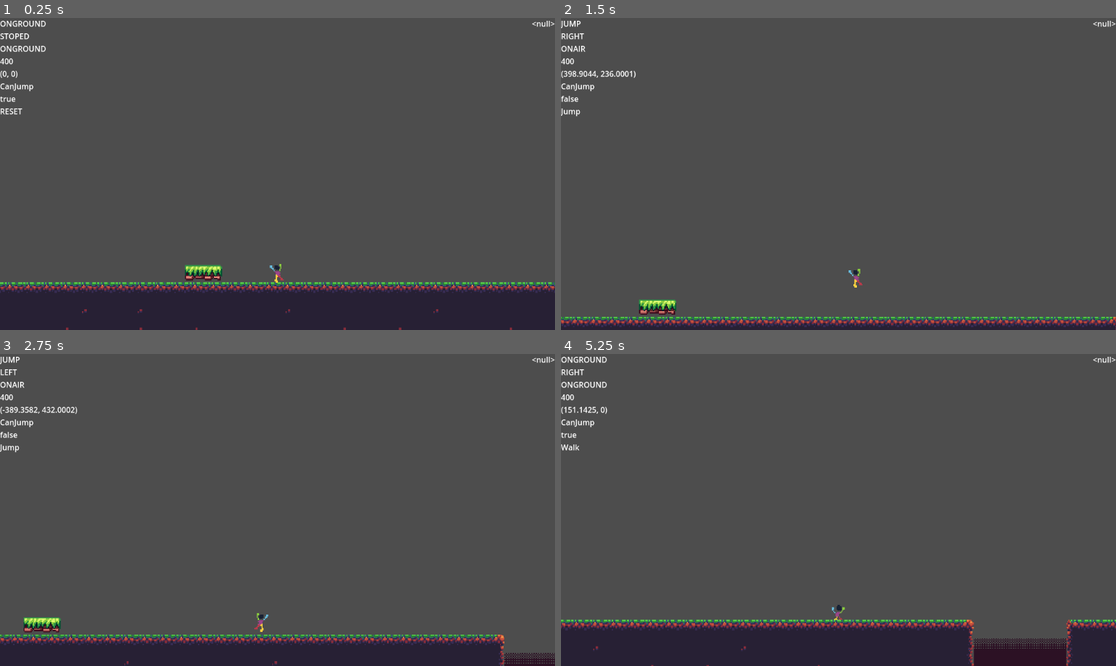
Above: before the commit, frames 1-4 (two rows, left to right).
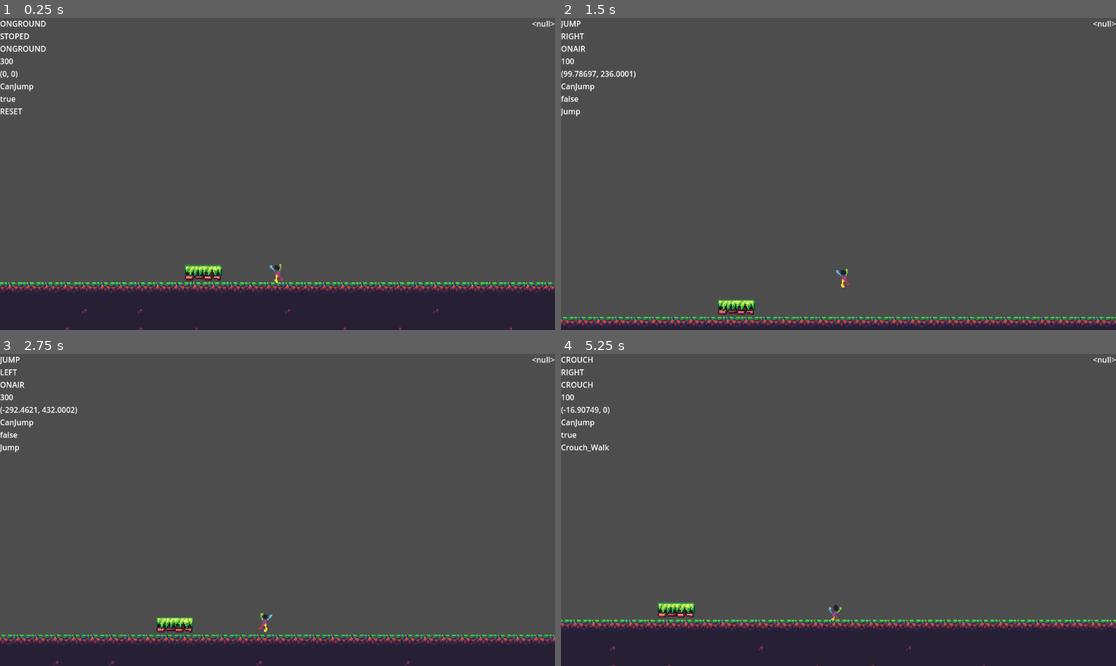
Above: after the commit, the same moments.

Repository: Shidoengie/unnamed-soldiertf2-game
Game: Godot game, scene res://Levels/TEST.tscn
Two runs of this game, one before a commit and one after it. Both use one fixed random seed, a clock stepped at 60 frames per second and the inputs below.
Inputs:
- Up to frame 1 (0.25 s): no input
- Up to frame 2 (1.5 s): hold Ctrl (Crouch, bound only after the commit) 0.53-1.28 s; hold Right (MoveRight) from 0.53 s (still down); tap Space (Jump) at 0.77, 0.8, 1.07, 1.35 s
- Up to frame 3 (2.75 s): tap Space (Jump) at 1.52, 1.82, 2.3 s; tap Ctrl (Crouch, bound only after the commit) at 1.55 s; release Right (MoveRight) at 2.03 s; hold Left (MoveLeft) from 2.03 s (still down); hold Ctrl (Crouch, bound only after the commit) from 2.03 s (still down)
- Up to frame 4 (5.25 s): release Left (MoveLeft) at 2.78 s; release Ctrl (Crouch, bound only after the commit) at 2.78 s; hold Right (MoveRight) 2.78-4.28 s; tap Ctrl (Crouch, bound only after the commit) at 2.85, 4.35 s; tap Space (Jump) at 3.02, 3.32, 3.6, 3.77, 4.07, 4.52, 4.82 s; hold Left (MoveLeft) 4.28-5.03 s; hold Right (MoveRight) from 5.03 s (still down); hold Ctrl (Crouch, bound only after the commit) from 5.03 s (still down)

The runs differ from the first frame. In frame 1, less than 0.1% of the frame differs, in the area x 0-1%, y 12-15%; in frame 2, 2.7%; in frame 3, 3.3%; in frame 4, 3.9%, in the area x 0-100%, y 0-100%.

Commit message:
Mostly impleted crouch
*Added speedvalue enums along with a current speed value variable as a framework for crouching running and walking speed regulation
*Speedstate enum has been renamed to SlideStates to better represent its use
*Walkspeed variable is now moveSpeed to also better represent its use

TODO add downwards camera panning aka the reason why crouch exists

Diff:
--- a/Levels/TEST.tscn
+++ b/Levels/TEST.tscn
@@ -472,6 +472,7 @@
 sources/4 = SubResource("TileSetAtlasSource_ccbya")
 
 [node name="Node2d" type="Node2D"]
+metadata/_edit_vertical_guides_ = []
 
 [node name="Area2d" type="Area2D" parent="."]
 position = Vector2(40, 512)
--- a/Scenes/Player/Player.gd
+++ b/Scenes/Player/Player.gd
@@ -2,16 +2,15 @@
 
 
 var BodyAnimState : AnimationNodeStateMachinePlayback
-@onready var BodyAnimTree = $BodyAnimationTree as AnimationTree
-@onready var GUI = get_parent().find_child("GUI")
+@onready var BodyAnimTree := $BodyAnimationTree as AnimationTree
+@onready var GUI := get_parent().find_child("GUI")
 var gravity = ProjectSettings.get_setting("physics/2d/default_gravity")
-@export var jumpForce = 300
-@export var walkSpeed = 400.0
-@export var airSpeed = 100.0
-
-var base_walkSpeed
+@export var jumpForce := 300
+@export var moveSpeed = 400.0
+@export var airSpeed := 100.0
+
 var launchVec : Vector2
-var canShoot = true
+var canShoot := true
 
 
 #A Boolean flag to store if the player can jump this is mainly used for coyote jumps
@@ -22,44 +21,72 @@
 var coyoteTimer = 0
 
 #enums for statemachines that handle most of the player logic
-const AnimStates = {  RESET = "RESET", WALK = "Walk", JUMP = "Jump", LAND = "Land", FALL = "Fall"}
+const AnimStates = {
+	RESET = "RESET",
+	WALK = "Walk",
+	JUMP = "Jump",
+	LAND = "Land",
+	FALL = "Fall" ,
+	CROUCH_IDLE = "Crouch_idle",
+	CROUCH_WALK = "Crouch_Walk"
+}
 var CUR_AnimState = AnimStates.RESET
 
-enum MoveStates {LEFT,RIGHT,SLIDE,STOPED}
+enum MoveStates {
+	LEFT, RIGHT,
+	SLIDE, STOPED
+}
 var CUR_MoveState = MoveStates.STOPED
 
-enum GroundStates {ONGROUND,JUST_FELL,FALL,JUMP,JUST_JUMP,LAND,CROUCH}
+enum GroundStates {
+	ONGROUND, LAND,
+	FALL, JUST_FELL,
+	JUMP, JUST_JUMP,
+	CROUCH, RUN
+}
 var CUR_GroundState = GroundStates.ONGROUND
 
-enum SpeedStates {LAUNCHED,ONAIR,ONGROUND}
-var CUR_SpeedState = SpeedStates.ONGROUND
+enum SpeedValues {
+	WALK = 300,
+	CROUCH = 100,
+	RUN = 500
+}
+var CUR_SpeedValue = SpeedValues.WALK
+
+enum SlideStates {LAUNCHED,ONAIR,ONGROUND,CROUCH}
+var CUR_SlideState = SlideStates.ONGROUND
+
 func _ready():
 	BodyAnimState = BodyAnimTree.get("parameters/playback")
-	base_walkSpeed = walkSpeed
+
 func _physics_process(delta):
 
+
 	if not is_on_floor():
-		if CUR_SpeedState != SpeedStates.LAUNCHED:
-			CUR_SpeedState = SpeedStates.ONAIR
 		velocity.y += gravity * delta
+		if CUR_SlideState != SlideStates.LAUNCHED:
+			CUR_SlideState = SlideStates.ONAIR
+
 		if coyoteTimer >= coyoteTimerMax:
 			canJump = false
 			coyoteTimer = coyoteTimerMax
 		else:
 			coyoteTimer += 1
 	else:
-		CUR_SpeedState = SpeedStates.ONGROUND
 		coyoteTimer = 0
 		canJump = true
+		if CUR_SlideState != SlideStates.CROUCH:
+			CUR_SlideState = SlideStates.ONGROUND
+
 	var dev = [
-		GroundStates.keys()[CUR_GroundState],
-		MoveStates.keys()[CUR_MoveState],
-		SpeedStates.keys()[CUR_SpeedState],
-		walkSpeed,
-		velocity,
-		"CanJump",canJump,
-		CUR_AnimState,
-		]
+	GroundStates.keys()[CUR_GroundState],
+	MoveStates.keys()[CUR_MoveState],
+	SlideStates.keys()[CUR_SlideState],
+	moveSpeed,
+	velocity,
+	"CanJump",canJump,
+	CUR_AnimState,
+	]
 	DEV_GUI(dev)
 	_stateChecks()
 	_stateMachines(delta)
@@ -78,31 +105,33 @@
 	#Statemachine for handling horizontal movement along with interpolation for smooth movement
 	match CUR_MoveState:
 		MoveStates.LEFT:
-			if CUR_SpeedState == SpeedStates.LAUNCHED and round(launchVec.x) > 0:
+			if CUR_SlideState == SlideStates.LAUNCHED and round(launchVec.x) > 0:
 				#Checks if the player has been launched by an explosion and if its going the oposite way
-				#then setting launched to false which resets the walkspeed
-				CUR_SpeedState = SpeedStates.ONGROUND
+				#then setting launched to false which resets the moveSpeed
+				CUR_SlideState = SlideStates.ONGROUND
 
 			$Sprite2d.flip_h = true
-			velocity.x = lerp(velocity.x,float(-walkSpeed),0.1)
+			velocity.x = lerp(velocity.x,float(-moveSpeed),0.1)
 
 		MoveStates.RIGHT:
-			if CUR_SpeedState == SpeedStates.LAUNCHED and round(launchVec.x) < 0:
+			if CUR_SlideState == SlideStates.LAUNCHED and round(launchVec.x) < 0:
 				#Same thing as Left but in an oposite direction
-				CUR_SpeedState = SpeedStates.ONGROUND
+				CUR_SlideState = SlideStates.ONGROUND
 			$Sprite2d.flip_h = false
-			velocity.x = lerp(velocity.x,float(walkSpeed),0.1)
+			velocity.x = lerp(velocity.x,float(moveSpeed),0.1)
 
 		MoveStates.SLIDE:
-			if not is_on_floor() and CUR_SpeedState == SpeedStates.LAUNCHED:
+			if not is_on_floor() and CUR_SlideState == SlideStates.LAUNCHED:
 				#Checks if it isnt on the floor to alow for acurate rocket arches
 				CUR_MoveState = MoveStates.STOPED
 				return
-			match CUR_SpeedState:
-				SpeedStates.ONGROUND:
+			match CUR_SlideState:
+				SlideStates.ONGROUND:
 					velocity.x = lerp(velocity.x,0.0,0.5)
-				SpeedStates.ONAIR:
+				SlideStates.ONAIR:
 					velocity.x = lerp(velocity.x,0.0,0.1)
+				SlideStates.CROUCH:
+					velocity.x = lerp(velocity.x,0.0,0.5)
 
 	match CUR_GroundState:
 
@@ -112,9 +141,9 @@
 			CUR_GroundState = GroundStates.JUMP
 			CUR_AnimState = AnimStates.JUMP
 
-
 		GroundStates.FALL:
 			CUR_AnimState = AnimStates.FALL
+
 		#Handles if the player has landed just touched the ground
 		GroundStates.FALL or GroundStates.JUMP:
 			if is_on_floor():
@@ -128,40 +157,58 @@
 
 		#groundstate for handling fall detection and onground animations
 		GroundStates.ONGROUND:
+
 			canJump = true
 			if not is_on_floor():
 				CUR_GroundState = GroundStates.FALL
-			CUR_SpeedState = SpeedStates.ONGROUND
+			CUR_SpeedValue = SpeedValues.WALK
+			CUR_SlideState = SlideStates.ONGROUND
 			if CUR_MoveState != MoveStates.STOPED:
 				CUR_AnimState = AnimStates.WALK
 			else:
 				CUR_AnimState = AnimStates.RESET
+
 		GroundStates.CROUCH:
-			pass
-	if CUR_SpeedState == SpeedStates.LAUNCHED:
-		walkSpeed = airSpeed+abs(launchVec.x)
+			CUR_SlideState = SlideStates.CROUCH
+			CUR_SpeedValue = SpeedValues.CROUCH
+			if CUR_MoveState != MoveStates.STOPED:
+				CUR_AnimState = AnimStates.CROUCH_WALK
+			else:
+				CUR_AnimState = AnimStates.CROUCH_IDLE
+
+	if CUR_SlideState == SlideStates.LAUNCHED:
+		moveSpeed = airSpeed+abs(launchVec.x)
 	else:
-		walkSpeed = base_walkSpeed
+		moveSpeed = CUR_SpeedValue
 
 	BodyAnimState.travel(CUR_AnimState)
 
-#Input Handling and some otherchecks to trigger states
+#Input Handling and checks to trigger states
 func _stateChecks() -> void:
-	if Input.is_action_just_pressed("Jump") and canJump:
-		CUR_GroundState = GroundStates.JUST_JUMP
+	if is_on_floor():
+		CUR_SlideState = SlideStates.ONGROUND
+		if Input.is_action_pressed("Crouch"):
+			CUR_GroundState = GroundStates.CROUCH
+
+		if Input.is_action_just_released("Crouch"):
+			CUR_GroundState = GroundStates.ONGROUND
+
+		if Input.is_action_just_pressed("Jump") and canJump:
+			CUR_GroundState = GroundStates.JUST_JUMP
 
 	if Input.is_action_pressed("MoveLeft"):
 		CUR_MoveState = MoveStates.LEFT
 
 	elif Input.is_action_pressed("MoveRight"):
 		CUR_MoveState = MoveStates.RIGHT
-
+	#The function of the else is to check if the player is pressing any directional keys
 	else:
 		if is_on_floor() and round(abs(velocity.x)) == 0:
 			CUR_MoveState = MoveStates.STOPED
 			velocity.x = 0
 			return
 		CUR_MoveState = MoveStates.SLIDE
+
 #Array parsing used for the Debug user interface
 func DEV_GUI(varArr ):
 	var outString = ""
--- a/Scenes/Player/Player.tscn
+++ b/Scenes/Player/Player.tscn
@@ -85,271 +85,6 @@
 
 [sub_resource type="AnimationNodeStateMachinePlayback" id="AnimationNodeStateMachinePlayback_fmul5"]
 
-[sub_resource type="Animation" id="Animation_tbyq7"]
-resource_name = "Fall"
-length = 0.2
-tracks/0/type = "value"
-tracks/0/imported = false
-tracks/0/enabled = true
-tracks/0/path = NodePath("Sprite2d:texture")
-tracks/0/interp = 1
-tracks/0/loop_wrap = true
-tracks/0/keys = {
-"times": PackedFloat32Array(0),
-"transitions": PackedFloat32Array(1),
-"update": 1,
-"values": [ExtResource("4_gn4yu")]
-}
-tracks/1/type = "value"
-tracks/1/imported = false
-tracks/1/enabled = true
-tracks/1/path = NodePath("Sprite2d:hframes")
-tracks/1/interp = 1
-tracks/1/loop_wrap = true
-tracks/1/keys = {
-"times": PackedFloat32Array(0),
-"transitions": PackedFloat32Array(1),
-"update": 1,
-"values": [1]
-}
-tracks/2/type = "value"
-tracks/2/imported = false
-tracks/2/enabled = true
-tracks/2/path = NodePath("Sprite2d:frame")
-tracks/2/interp = 1
-tracks/2/loop_wrap = true
-tracks/2/keys = {
-"times": PackedFloat32Array(0),
-"transitions": PackedFloat32Array(1),
-"update": 1,
-"values": [0]
-}
-
-[sub_resource type="Animation" id="Animation_laidt"]
-resource_name = "Jump"
-length = 0.5
-tracks/0/type = "value"
-tracks/0/imported = false
-tracks/0/enabled = true
-tracks/0/path = NodePath("Sprite2d:texture")
-tracks/0/interp = 1
-tracks/0/loop_wrap = true
-tracks/0/keys = {
-"times": PackedFloat32Array(0),
-"transitions": PackedFloat32Array(1),
-"update": 1,
-"values": [ExtResource("3_h7n8s")]
-}
-tracks/1/type = "value"
-tracks/1/imported = false
-tracks/1/enabled = true
-tracks/1/path = NodePath("Sprite2d:hframes")
-tracks/1/interp = 1
-tracks/1/loop_wrap = true
-tracks/1/keys = {
-"times": PackedFloat32Array(0),
-"transitions": PackedFloat32Array(1),
-"update": 1,
-"values": [7]
-}
-tracks/2/type = "value"
-tracks/2/imported = false
-tracks/2/enabled = true
-tracks/2/path = NodePath("Sprite2d:frame")
-tracks/2/interp = 1
-tracks/2/loop_wrap = true
-tracks/2/keys = {
-"times": PackedFloat32Array(0, 0.1, 0.2, 0.3, 0.4),
-"transitions": PackedFloat32Array(1, 1, 1, 1, 1),
-"update": 1,
-"values": [1, 3, 4, 5, 6]
-}
-
-[sub_resource type="Animation" id="Animation_oca4r"]
-resource_name = "Land"
-length = 0.3
-tracks/0/type = "value"
-tracks/0/imported = false
-tracks/0/enabled = true
-tracks/0/path = NodePath("Sprite2d:texture")
-tracks/0/interp = 1
-tracks/0/loop_wrap = true
-tracks/0/keys = {
-"times": PackedFloat32Array(0),
-"transitions": PackedFloat32Array(1),
-"update": 1,
-"values": [ExtResource("6_siggd")]
-}
-tracks/1/type = "value"
-tracks/1/imported = false
-tracks/1/enabled = true
-tracks/1/path = NodePath("Sprite2d:hframes")
-tracks/1/interp = 1
-tracks/1/loop_wrap = true
-tracks/1/keys = {
-"times": PackedFloat32Array(0),
-"transitions": PackedFloat32Array(1),
-"update": 1,
-"values": [3]
-}
-tracks/2/type = "value"
-tracks/2/imported = false
-tracks/2/enabled = true
-tracks/2/path = NodePath("Sprite2d:frame")
-tracks/2/interp = 1
-tracks/2/loop_wrap = true
-tracks/2/keys = {
-"times": PackedFloat32Array(0, 0.1, 0.2),
-"transitions": PackedFloat32Array(1, 1, 1),
-"update": 1,
-"values": [0, 1, 2]
-}
-
-[sub_resource type="Animation" id="Animation_d3hgj"]
-length = 0.001
-tracks/0/type = "value"
-tracks/0/imported = false
-tracks/0/enabled = true
-tracks/0/path = NodePath("Sprite2d:hframes")
-tracks/0/interp = 1
-tracks/0/loop_wrap = true
-tracks/0/keys = {
-"times": PackedFloat32Array(0),
-"transitions": PackedFloat32Array(1),
-"update": 1,
-"values": [1]
-}
-tracks/1/type = "value"
-tracks/1/imported = false
-tracks/1/enabled = true
-tracks/1/path = NodePath("Sprite2d:frame")
-tracks/1/interp = 1
-tracks/1/loop_wrap = true
-tracks/1/keys = {
-"times": PackedFloat32Array(0),
-"transitions": PackedFloat32Array(1),
-"update": 1,
-"values": [0]
-}
-tracks/2/type = "value"
-tracks/2/imported = false
-tracks/2/enabled = true
-tracks/2/path = NodePath("Sprite2d:texture")
-tracks/2/interp = 1
-tracks/2/loop_wrap = true
-tracks/2/keys = {
-"times": PackedFloat32Array(0),
-"transitions": PackedFloat32Array(1),
-"update": 1,
-"values": [ExtResource("3_0dg0o")]
-}
-tracks/3/type = "value"
-tracks/3/imported = false
-tracks/3/enabled = true
-tracks/3/path = NodePath("Sprite2d:vframes")
-tracks/3/interp = 1
-tracks/3/loop_wrap = true
-tracks/3/keys = {
-"times": PackedFloat32Array(0),
-"transitions": PackedFloat32Array(1),
-"update": 1,
-"values": [1]
-}
-
-[sub_resource type="Animation" id="Animation_na6da"]
-resource_name = "Walk"
-length = 0.375
-loop_mode = 1
-step = 0.075
-tracks/0/type = "value"
-tracks/0/imported = false
-tracks/0/enabled = true
-tracks/0/path = NodePath("Sprite2d:hframes")
-tracks/0/interp = 1
-tracks/0/loop_wrap = true
-tracks/0/keys = {
-"times": PackedFloat32Array(0),
-"transitions": PackedFloat32Array(1),
-"update": 1,
-"values": [5]
-}
-tracks/1/type = "value"
-tracks/1/imported = false
-tracks/1/enabled = true
-tracks/1/path = NodePath("Sprite2d:frame")
-tracks/1/interp = 1
-tracks/1/loop_wrap = true
-tracks/1/keys = {
-"times": PackedFloat32Array(0, 0.075, 0.15, 0.225, 0.3),
-"transitions": PackedFloat32Array(1, 1, 1, 1, 1),
-"update": 1,
-"values": [0, 1, 2, 3, 4]
-}
-tracks/2/type = "value"
-tracks/2/imported = false
-tracks/2/enabled = true
-tracks/2/path = NodePath("Sprite2d:texture")
-tracks/2/interp = 1
-tracks/2/loop_wrap = true
-tracks/2/keys = {
-"times": PackedFloat32Array(0),
-"transitions": PackedFloat32Array(1),
-"update": 1,
-"values": [ExtResource("2_lluym")]
-}
-
-[sub_resource type="Animation" id="Animation_daikj"]
-resource_name = "Crouch_idle"
-length = 0.01
-tracks/0/type = "value"
-tracks/0/imported = false
-tracks/0/enabled = true
-tracks/0/path = NodePath("Sprite2d:texture")
-tracks/0/interp = 1
-tracks/0/loop_wrap = true
-tracks/0/keys = {
-"times": PackedFloat32Array(0),
-"transitions": PackedFloat32Array(1),
-"update": 1,
-"values": [ExtResource("7_jhvbv")]
-}
-tracks/1/type = "value"
-tracks/1/imported = false
-tracks/1/enabled = true
-tracks/1/path = NodePath("Sprite2d:hframes")
-tracks/1/interp = 1
-tracks/1/loop_wrap = true
-tracks/1/keys = {
-"times": PackedFloat32Array(0),
-"transitions": PackedFloat32Array(1),
-"update": 1,
-"values": [1]
-}
-tracks/2/type = "value"
-tracks/2/imported = false
-tracks/2/enabled = true
-tracks/2/path = NodePath("Sprite2d:vframes")
-tracks/2/interp = 1
-tracks/2/loop_wrap = true
-tracks/2/keys = {
-"times": PackedFloat32Array(0),
-"transitions": PackedFloat32Array(1),
-"update": 1,
-"values": [1]
-}
-tracks/3/type = "value"
-tracks/3/imported = false
-tracks/3/enabled = true
-tracks/3/path = NodePath("Sprite2d:frame")
-tracks/3/interp = 1
-tracks/3/loop_wrap = true
-tracks/3/keys = {
-"times": PackedFloat32Array(0),
-"transitions": PackedFloat32Array(1),
-"update": 1,
-"values": [0]
-}
-
 [sub_resource type="Animation" id="Animation_ruqfj"]
 resource_name = "Crouch_Walk"
 length = 0.62
@@ -403,6 +138,271 @@
 "values": [0, 1, 2, 3, 4, 5]
 }
 
+[sub_resource type="Animation" id="Animation_daikj"]
+resource_name = "Crouch_idle"
+length = 0.01
+tracks/0/type = "value"
+tracks/0/imported = false
+tracks/0/enabled = true
+tracks/0/path = NodePath("Sprite2d:texture")
+tracks/0/interp = 1
+tracks/0/loop_wrap = true
+tracks/0/keys = {
+"times": PackedFloat32Array(0),
+"transitions": PackedFloat32Array(1),
+"update": 1,
+"values": [ExtResource("7_jhvbv")]
+}
+tracks/1/type = "value"
+tracks/1/imported = false
+tracks/1/enabled = true
+tracks/1/path = NodePath("Sprite2d:hframes")
+tracks/1/interp = 1
+tracks/1/loop_wrap = true
+tracks/1/keys = {
+"times": PackedFloat32Array(0),
+"transitions": PackedFloat32Array(1),
+"update": 1,
+"values": [1]
+}
+tracks/2/type = "value"
+tracks/2/imported = false
+tracks/2/enabled = true
+tracks/2/path = NodePath("Sprite2d:vframes")
+tracks/2/interp = 1
+tracks/2/loop_wrap = true
+tracks/2/keys = {
+"times": PackedFloat32Array(0),
+"transitions": PackedFloat32Array(1),
+"update": 1,
+"values": [1]
+}
+tracks/3/type = "value"
+tracks/3/imported = false
+tracks/3/enabled = true
+tracks/3/path = NodePath("Sprite2d:frame")
+tracks/3/interp = 1
+tracks/3/loop_wrap = true
+tracks/3/keys = {
+"times": PackedFloat32Array(0),
+"transitions": PackedFloat32Array(1),
+"update": 1,
+"values": [0]
+}
+
+[sub_resource type="Animation" id="Animation_tbyq7"]
+resource_name = "Fall"
+length = 0.2
+tracks/0/type = "value"
+tracks/0/imported = false
+tracks/0/enabled = true
+tracks/0/path = NodePath("Sprite2d:texture")
+tracks/0/interp = 1
+tracks/0/loop_wrap = true
+tracks/0/keys = {
+"times": PackedFloat32Array(0),
+"transitions": PackedFloat32Array(1),
+"update": 1,
+"values": [ExtResource("4_gn4yu")]
+}
+tracks/1/type = "value"
+tracks/1/imported = false
+tracks/1/enabled = true
+tracks/1/path = NodePath("Sprite2d:hframes")
+tracks/1/interp = 1
+tracks/1/loop_wrap = true
+tracks/1/keys = {
+"times": PackedFloat32Array(0),
+"transitions": PackedFloat32Array(1),
+"update": 1,
+"values": [1]
+}
+tracks/2/type = "value"
+tracks/2/imported = false
+tracks/2/enabled = true
+tracks/2/path = NodePath("Sprite2d:frame")
+tracks/2/interp = 1
+tracks/2/loop_wrap = true
+tracks/2/keys = {
+"times": PackedFloat32Array(0),
+"transitions": PackedFloat32Array(1),
+"update": 1,
+"values": [0]
+}
+
+[sub_resource type="Animation" id="Animation_laidt"]
+resource_name = "Jump"
+length = 0.5
+tracks/0/type = "value"
+tracks/0/imported = false
+tracks/0/enabled = true
+tracks/0/path = NodePath("Sprite2d:texture")
+tracks/0/interp = 1
+tracks/0/loop_wrap = true
+tracks/0/keys = {
+"times": PackedFloat32Array(0),
+"transitions": PackedFloat32Array(1),
+"update": 1,
+"values": [ExtResource("3_h7n8s")]
+}
+tracks/1/type = "value"
+tracks/1/imported = false
+tracks/1/enabled = true
+tracks/1/path = NodePath("Sprite2d:hframes")
+tracks/1/interp = 1
+tracks/1/loop_wrap = true
+tracks/1/keys = {
+"times": PackedFloat32Array(0),
+"transitions": PackedFloat32Array(1),
+"update": 1,
+"values": [7]
+}
+tracks/2/type = "value"
+tracks/2/imported = false
+tracks/2/enabled = true
+tracks/2/path = NodePath("Sprite2d:frame")
+tracks/2/interp = 1
+tracks/2/loop_wrap = true
+tracks/2/keys = {
+"times": PackedFloat32Array(0, 0.1, 0.2, 0.3, 0.4),
+"transitions": PackedFloat32Array(1, 1, 1, 1, 1),
+"update": 1,
+"values": [1, 3, 4, 5, 6]
+}
+
+[sub_resource type="Animation" id="Animation_oca4r"]
+resource_name = "Land"
+length = 0.3
+tracks/0/type = "value"
+tracks/0/imported = false
+tracks/0/enabled = true
+tracks/0/path = NodePath("Sprite2d:texture")
+tracks/0/interp = 1
+tracks/0/loop_wrap = true
+tracks/0/keys = {
+"times": PackedFloat32Array(0),
+"transitions": PackedFloat32Array(1),
+"update": 1,
+"values": [ExtResource("6_siggd")]
+}
+tracks/1/type = "value"
+tracks/1/imported = false
+tracks/1/enabled = true
+tracks/1/path = NodePath("Sprite2d:hframes")
+tracks/1/interp = 1
+tracks/1/loop_wrap = true
+tracks/1/keys = {
+"times": PackedFloat32Array(0),
+"transitions": PackedFloat32Array(1),
+"update": 1,
+"values": [3]
+}
+tracks/2/type = "value"
+tracks/2/imported = false
+tracks/2/enabled = true
+tracks/2/path = NodePath("Sprite2d:frame")
+tracks/2/interp = 1
+tracks/2/loop_wrap = true
+tracks/2/keys = {
+"times": PackedFloat32Array(0, 0.1, 0.2),
+"transitions": PackedFloat32Array(1, 1, 1),
+"update": 1,
+"values": [0, 1, 2]
+}
+
+[sub_resource type="Animation" id="Animation_d3hgj"]
+length = 0.001
+tracks/0/type = "value"
+tracks/0/imported = false
+tracks/0/enabled = true
+tracks/0/path = NodePath("Sprite2d:hframes")
+tracks/0/interp = 1
+tracks/0/loop_wrap = true
+tracks/0/keys = {
+"times": PackedFloat32Array(0),
+"transitions": PackedFloat32Array(1),
+"update": 1,
+"values": [1]
+}
+tracks/1/type = "value"
+tracks/1/imported = false
+tracks/1/enabled = true
+tracks/1/path = NodePath("Sprite2d:frame")
+tracks/1/interp = 1
+tracks/1/loop_wrap = true
+tracks/1/keys = {
+"times": PackedFloat32Array(0),
+"transitions": PackedFloat32Array(1),
+"update": 1,
+"values": [0]
+}
+tracks/2/type = "value"
+tracks/2/imported = false
+tracks/2/enabled = true
+tracks/2/path = NodePath("Sprite2d:texture")
+tracks/2/interp = 1
+tracks/2/loop_wrap = true
+tracks/2/keys = {
+"times": PackedFloat32Array(0),
+"transitions": PackedFloat32Array(1),
+"update": 1,
+"values": [ExtResource("3_0dg0o")]
+}
+tracks/3/type = "value"
+tracks/3/imported = false
+tracks/3/enabled = true
+tracks/3/path = NodePath("Sprite2d:vframes")
+tracks/3/interp = 1
+tracks/3/loop_wrap = true
+tracks/3/keys = {
+"times": PackedFloat32Array(0),
+"transitions": PackedFloat32Array(1),
+"update": 1,
+"values": [1]
+}
+
+[sub_resource type="Animation" id="Animation_na6da"]
+resource_name = "Walk"
+length = 0.375
+loop_mode = 1
+step = 0.075
+tracks/0/type = "value"
+tracks/0/imported = false
+tracks/0/enabled = true
+tracks/0/path = NodePath("Sprite2d:hframes")
+tracks/0/interp = 1
+tracks/0/loop_wrap = true
+tracks/0/keys = {
+"times": PackedFloat32Array(0),
+"transitions": PackedFloat32Array(1),
+"update": 1,
+"values": [5]
+}
+tracks/1/type = "value"
+tracks/1/imported = false
+tracks/1/enabled = true
+tracks/1/path = NodePath("Sprite2d:frame")
+tracks/1/interp = 1
+tracks/1/loop_wrap = true
+tracks/1/keys = {
+"times": PackedFloat32Array(0, 0.075, 0.15, 0.225, 0.3),
+"transitions": PackedFloat32Array(1, 1, 1, 1, 1),
+"update": 1,
+"values": [0, 1, 2, 3, 4]
+}
+tracks/2/type = "value"
+tracks/2/imported = false
+tracks/2/enabled = true
+tracks/2/path = NodePath("Sprite2d:texture")
+tracks/2/interp = 1
+tracks/2/loop_wrap = true
+tracks/2/keys = {
+"times": PackedFloat32Array(0),
+"transitions": PackedFloat32Array(1),
+"update": 1,
+"values": [ExtResource("2_lluym")]
+}
+
 [sub_resource type="AnimationLibrary" id="AnimationLibrary_gt154"]
 _data = {
 "Crouch_Walk": SubResource("Animation_ruqfj"),
--- a/project.godot
+++ b/project.godot
@@ -56,6 +56,11 @@
 "events": [Object(InputEventKey,"resource_local_to_scene":false,"resource_name":"","device":0,"window_id":0,"alt_pressed":false,"shift_pressed":false,"ctrl_pressed":false,"meta_pressed":false,"pressed":false,"keycode":0,"physical_keycode":32,"unicode":0,"echo":false,"script":null)
 ]
 }
+Crouch={
+"deadzone": 0.5,
+"events": [Object(InputEventKey,"resource_local_to_scene":false,"resource_name":"","device":0,"window_id":0,"alt_pressed":false,"shift_pressed":false,"ctrl_pressed":false,"meta_pressed":false,"pressed":false,"keycode":0,"physical_keycode":4194326,"unicode":0,"echo":false,"script":null)
+]
+}
 
 [rendering]
 
